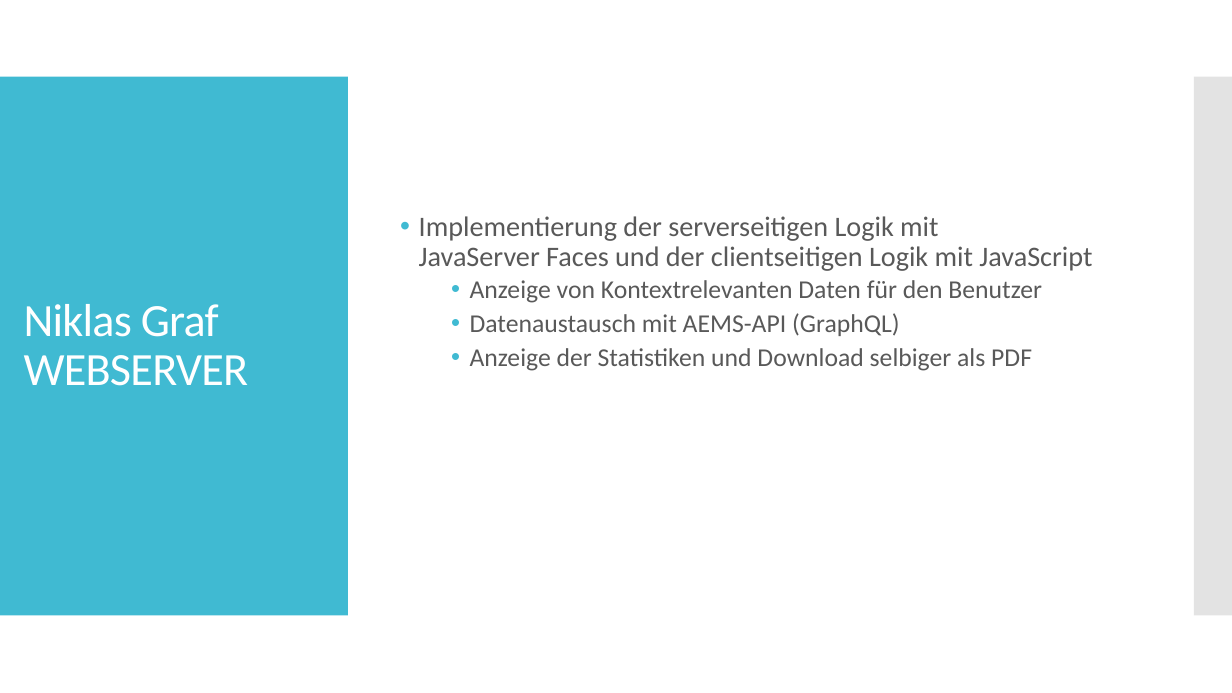
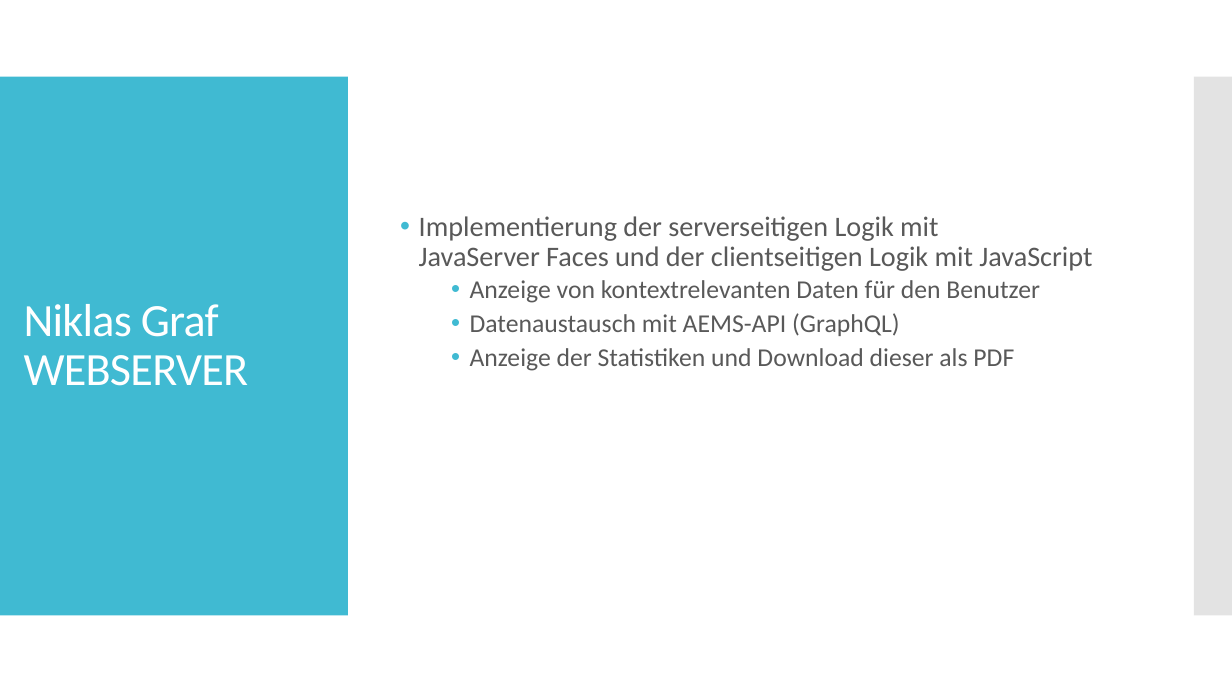
Before and after one commit to SebastianMandl/AEMS, a slide deck: slide 5 of Planung/Praesentationen/Praesentation_SRDP.pptx. Drawn at 1232x693 pixels with LibreOffice and Linux fonts; fonts in the diff are those of the drawing. Boxes give left, top, right and bottom in pixels: in the first picture for what was removed or moved away, otherwise in the second. Text is boxed around its words. In the diff, an @@ line names an element or a change of style, - is before the commit and + after.

```diff
--- a/Planung/Praesentationen/Praesentation_SRDP.pptx
+++ b/Planung/Praesentationen/Praesentation_SRDP.pptx
@@ text at (x1=470, y1=280, x2=1040, y2=303): text changed @@
-  • Anzeige von Kontextrelevanten Daten für den Benutzer
+  • Anzeige von kontextrelevanten Daten für den Benutzer
@@ text at (x1=470, y1=348, x2=1014, y2=371): text changed @@
-  • Anzeige der Statistiken und Download selbiger als PDF
+  • Anzeige der Statistiken und Download dieser als PDF
```
Also in this commit, not shown: 3 other slides changed, 1 slide added, 2 slides removed, 1 other file.
